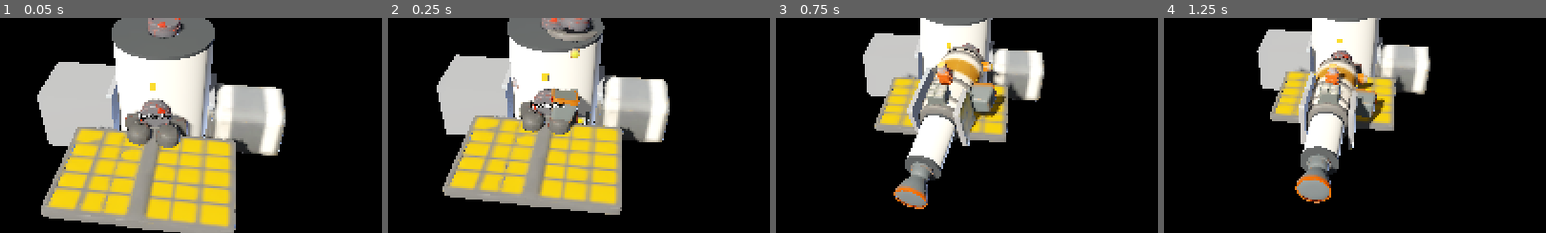
Above: before the commit, frames 1-4 (left to right).
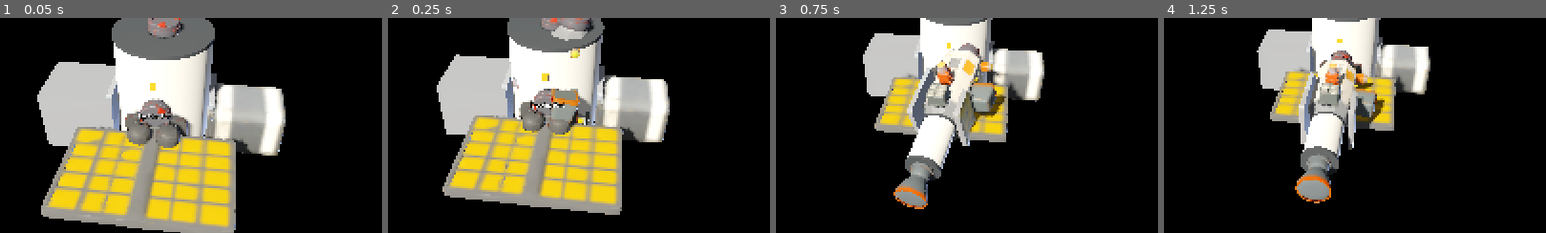
Above: after the commit, the same moments.

Repository: Tunje/spacejunk
Game: Godot game, scene res://client/main.tscn
The game is run twice, just before and just after one commit, with the same random seed, the same clock (stepped at 60 frames per second) and the same inputs.
Inputs:
- Up to frame 1 (0.05 s): no input
- Up to frame 2 (0.25 s): no input
- Up to frame 3 (0.75 s): click "1x" at 0.5 s
- Up to frame 4 (1.25 s): no input
The pictures show only the part of the screen within x 29-79%, y 25-75%; the shares and areas given below are measured in that part.

Frame 1 is identical in both runs. In frame 2, 0.6% of the frame differs, in the area x 41-55%, y 3-39%; in frame 3, 1.7%, in the area x 37-58%, y 13-55%; in frame 4, 1.5%.

Commit message:
B16: faceted starter_hull and small_hull, long landing_legs_mk1 with collision fitted; no model shift or off-centre exception needed (D's OK)
Co-Authored-By: Claude Opus 5.5 <noreply@anthropic.com>

Diff:
--- a/client/view/craft_node.gd
+++ b/client/view/craft_node.gd
@@ -14,9 +14,9 @@
 const PLUME_LENGTH_FACTOR := 2.6
 ## Generated models are `<visual.model>.glb` here, placed on the part's data origin.
 const MODEL_DIR := "res://assets/models/"
-## Models made before the data-origin rule, and the shift that puts them on it. The
-## B9 test hull is centred on its middle, not its base; B16 replaces it.
-const MODEL_SHIFTS := { "starter_hull": Vector3(0, 3, 0) }
+## Models made before the data-origin rule, and the shift that puts them on it. None are
+## needed now: B16's starter_hull is delivered on its data origin, like every other model.
+const MODEL_SHIFTS := {}
 
 var unit_id := 0
 var signature := ""
--- a/data/modules.json
+++ b/data/modules.json
@@ -720,8 +720,8 @@
       ],
       "collision": {
         "shape": "box",
-        "center_mm": [0, -1250, 800],
-        "size_mm": [800, 3100, 1600]
+        "center_mm": [0, -1213, 800],
+        "size_mm": [800, 3174, 1600]
       },
       "visual": {
         "model": "landing_legs_mk1",
@@ -1553,7 +1553,7 @@
         "size_mm": [1000, 1600, 1000]
       },
       "visual": {
-        "model": null,
+        "model": "small_hull",
         "tint": "#e8e4d8"
       }
     },
--- a/tests/client/test_craft_models.gd
+++ b/tests/client/test_craft_models.gd
@@ -3,11 +3,8 @@
 ## labelled placeholder when there is no model; picking, glow and growth work on both.
 
 ## Models allowed off their collision centre, and why. Each is still counted and placed.
-const OFF_CENTRE_OK := {
-	# Provisional collision reaches 2.8 m below the mount until the long-leg model
-	# arrives (B11); remove when it lands.
-	"landing_legs_mk1": true,
-}
+## None now: B16's long-leg model fits its box. The mechanism stays for later.
+const OFF_CENTRE_OK := {}
 
 var modules: Dictionary
 var craft: CraftNode
Binary file changed: assets/models/landing_legs_mk1.glb
Binary file changed: assets/models/landing_legs_mk1_Image_0.webp
Not shown, changed: assets/models/landing_legs_mk1_Image_0.webp.import
Binary file changed: assets/models/landing_legs_mk1_Image_1.webp
Not shown, changed: assets/models/landing_legs_mk1_Image_1.webp.import
Binary file added: assets/models/small_hull.glb
Not shown, added: assets/models/small_hull.glb.import
Binary file added: assets/models/small_hull_Image_0.webp
Not shown, added: assets/models/small_hull_Image_0.webp.import
Binary file added: assets/models/small_hull_Image_1.webp
Not shown, added: assets/models/small_hull_Image_1.webp.import
Binary file changed: assets/models/starter_hull.glb
(and 4 more such lines)
